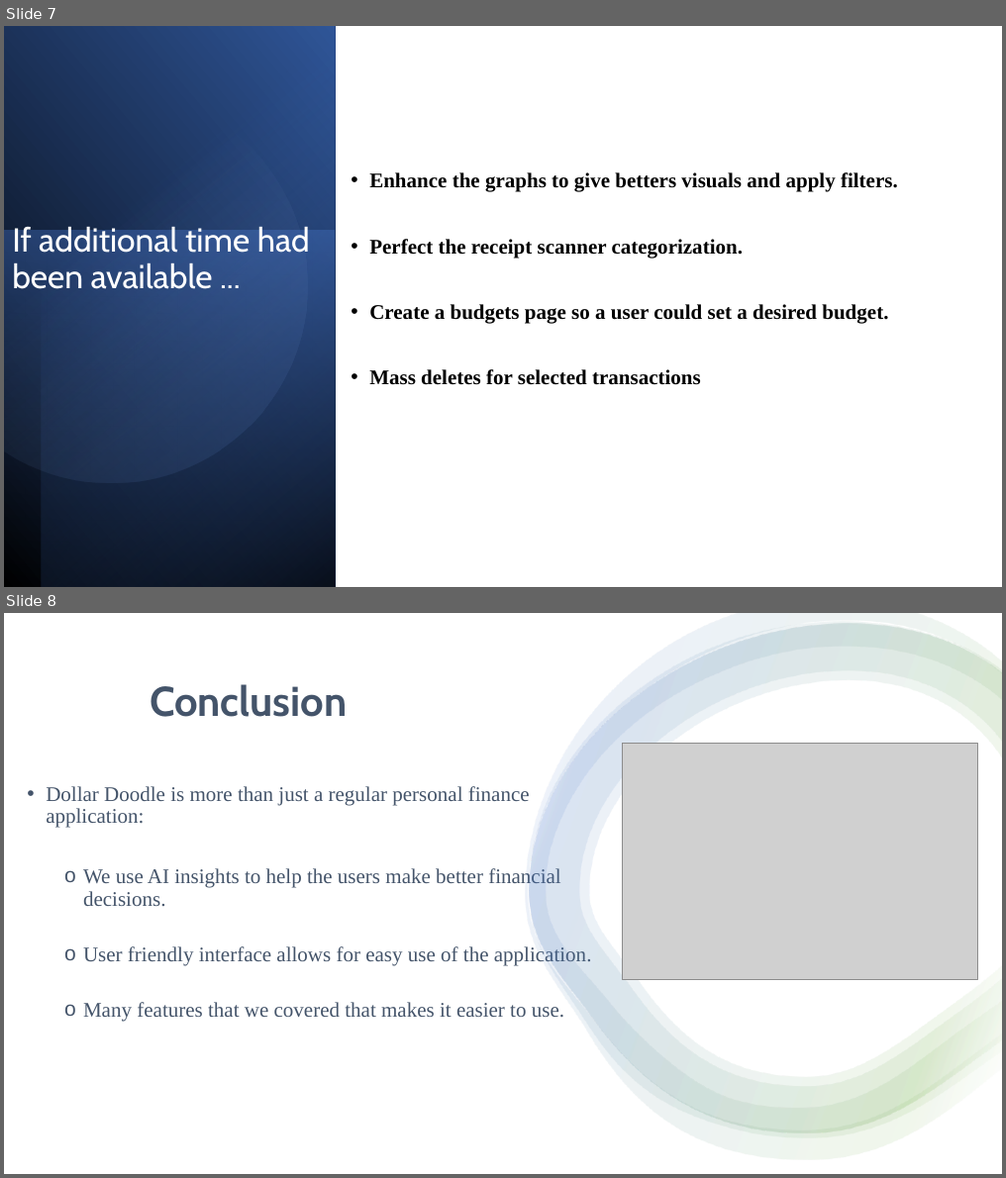
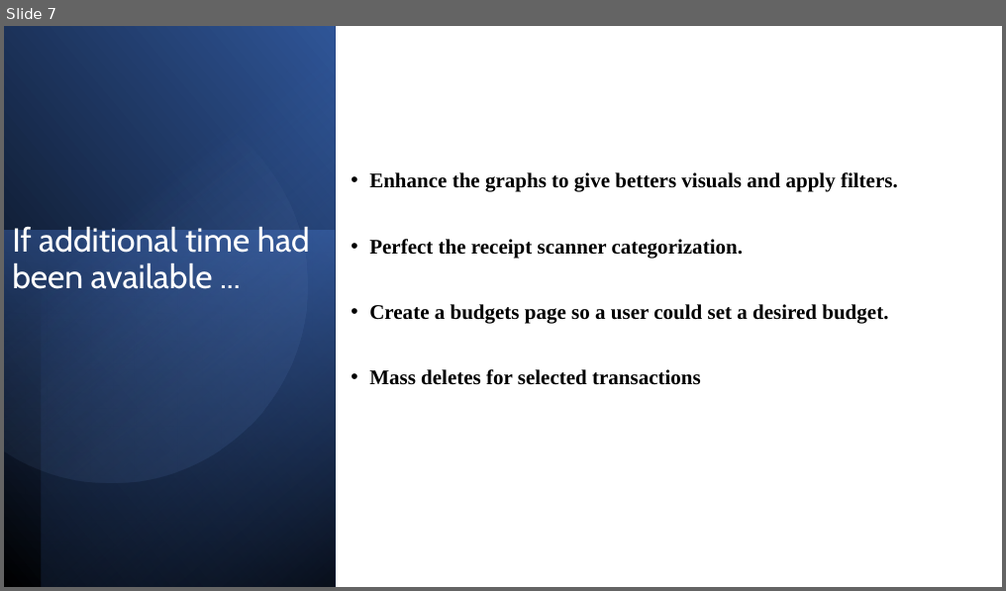
Before and after one commit to Buesse7310/Dollar-Doodle, a slide deck: docs/finalvideo/Dollar_Doodle-Final.pptx. Shown one above the other, each under a label of ours: slides 7 and 8 before the commit, slide 7 after it. The pictures are 1006x1178 and 1006x591 pixels, drawn with LibreOffice and Linux fonts; fonts in the diff are those of the drawing; grey boxes stand for pictures; background and template pictures are left out. Boxes give left, top, right and bottom in pixels: in the first picture for what was removed or moved away, otherwise in the second. Text is boxed around its words. In the diff, an @@ line names an element or a change of style, - is before the commit and + after.

```diff
--- a/docs/finalvideo/Dollar_Doodle-Final.pptx
+++ b/docs/finalvideo/Dollar_Doodle-Final.pptx
@@ slide 8 removed at (x1=4, y1=613, x2=1002, y2=1174), background #FFFFFF @@
@@ rectangle removed at (x1=4, y1=613, x2=1002, y2=1174) @@
@@ group removed at (x1=526, y1=613, x2=1002, y2=1160): 4 freeform shapes @@
@@ title removed at (x1=150, y1=684, x2=347, y2=717) @@
-Conclusion
@@ picture removed at (x1=623, y1=744, x2=978, y2=979) @@
@@ text removed at (x1=46, y1=786, x2=592, y2=1021) @@
-• Dollar Doodle is more than just a regular personal finance application:
-  o We use AI insights to help the users make better financial decisions.
-  o User friendly interface allows for easy use of the application.
-  o Many features that we covered that makes it easier to use.
```
Also in this commit, not shown: 1 slide changed, 1 slide added.
